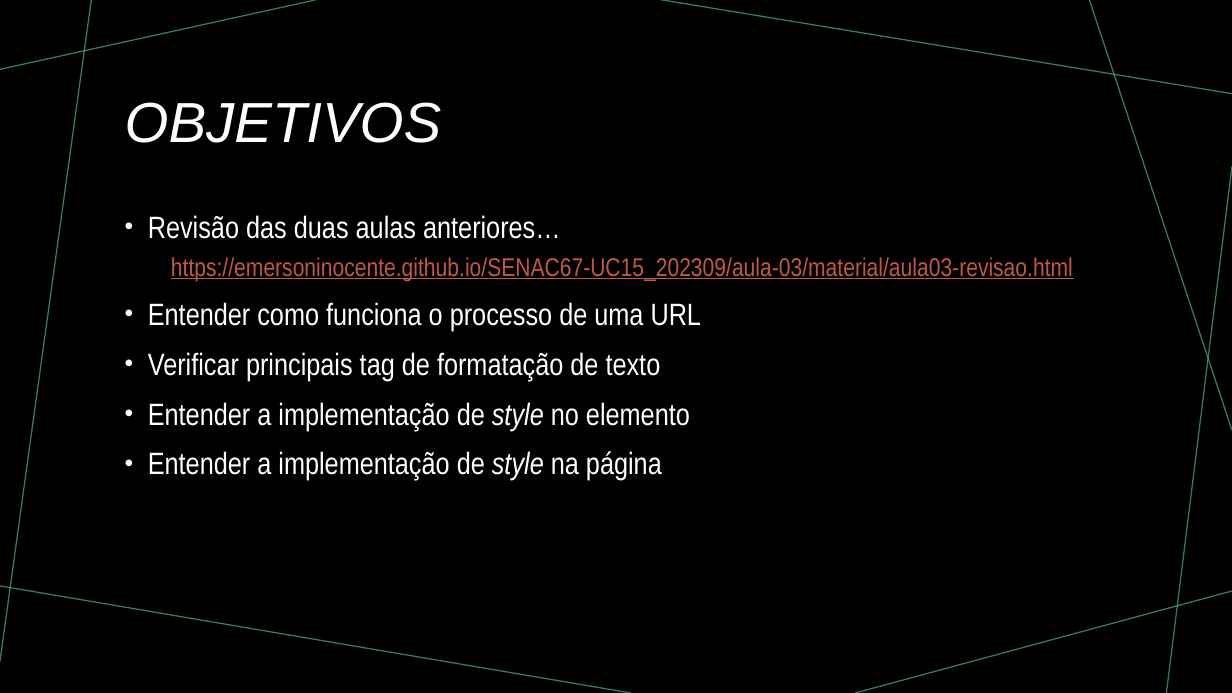
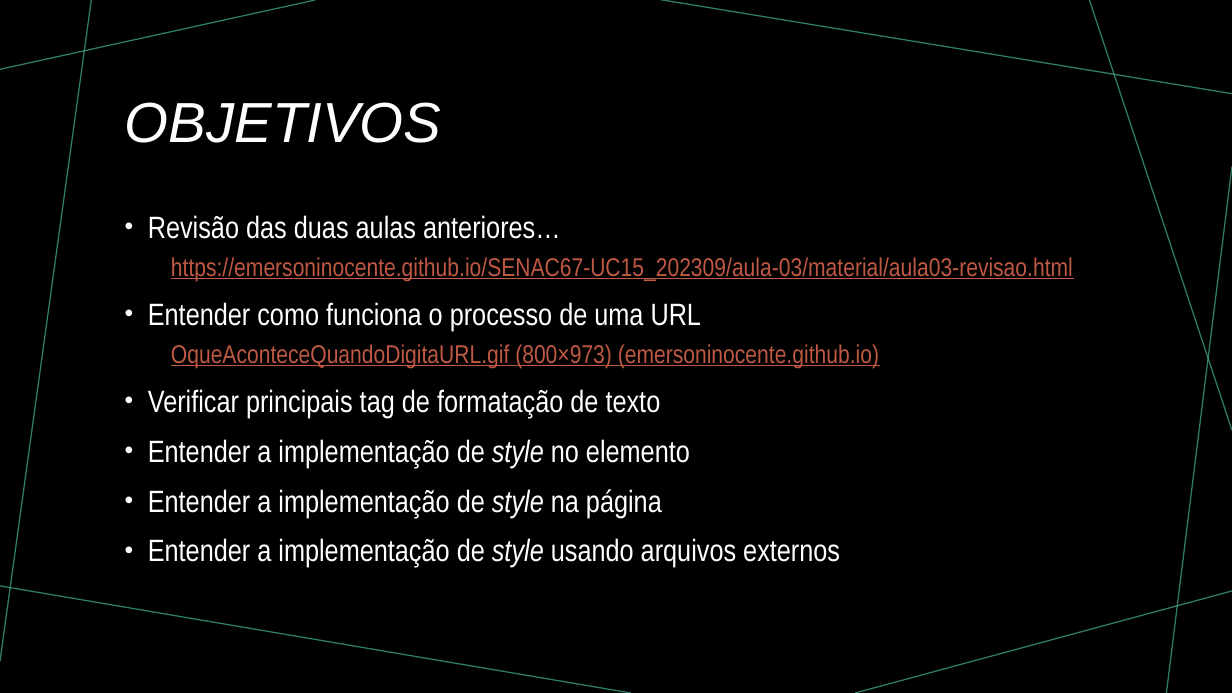
Before and after one commit to emersoninocente/SENAC67-UC15_202309, a slide deck: slide 2 of aula-03/material/Aula03.pptx. Drawn at 1232x693 pixels with LibreOffice and Linux fonts; fonts in the diff are those of the drawing. Boxes give left, top, right and bottom in pixels: in the first picture for what was removed or moved away, otherwise in the second. Text is boxed around its words. In the diff, an @@ line names an element or a change of style, - is before the commit and + after.

```diff
--- a/aula-03/material/Aula03.pptx
+++ b/aula-03/material/Aula03.pptx
@@ text at (x1=171, y1=344, x2=879, y2=369): paragraph added @@
+  OqueAconteceQuandoDigitaURL.gif (800×973) (emersoninocente.github.io)
@@ text at (x1=148, y1=538, x2=840, y2=568): paragraph added @@
+• Entender a implementação de style usando arquivos externos
```
Also in this commit, not shown: 3 slides added, 1 slide removed, 3 other files.
